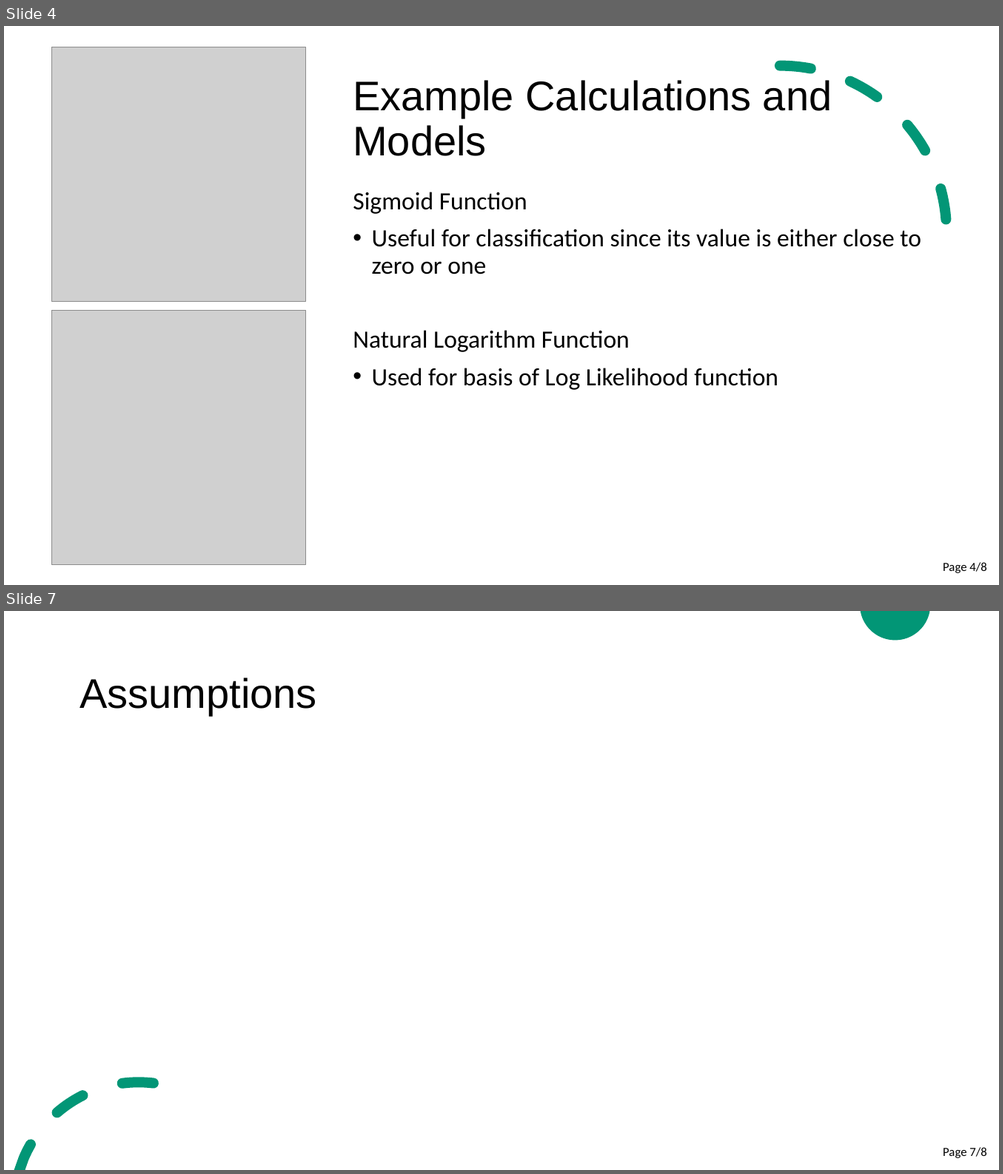
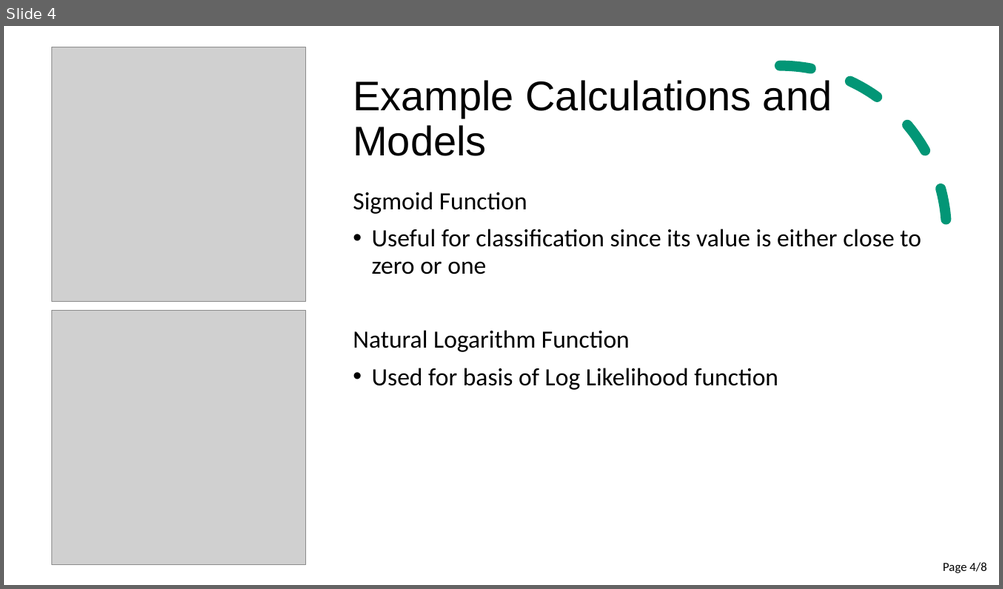
Before and after one commit to cer-hunter/OAR-CAS741, a slide deck: docs/Presentations/SRSPresentation/SRSPresentation.pptx. Shown one above the other, each under a label of ours: slides 4 and 7 before the commit, slide 4 after it; the slides between them are not shown. The pictures are 1003x1174 and 1003x589 pixels, drawn with LibreOffice and Linux fonts; fonts in the diff are those of the drawing; grey boxes stand for pictures. Boxes give left, top, right and bottom in pixels: in the first picture for what was removed or moved away, otherwise in the second. Text is boxed around its words. In the diff, an @@ line names an element or a change of style, - is before the commit and + after.

```diff
--- a/docs/Presentations/SRSPresentation/SRSPresentation.pptx
+++ b/docs/Presentations/SRSPresentation/SRSPresentation.pptx
@@ slide 7 removed at [4, 611, 999, 1170], background #FFFFFF; not listed: 2 template elements that a slide beside it also shows @@
@@ title removed at [79, 678, 316, 715] @@
-Assumptions
@@ page number removed at [942, 1147, 986, 1159] @@
-Page 7/8
```
Also in this commit, not shown: 2 slides changed, 2 slides added, 1 other slide removed.
